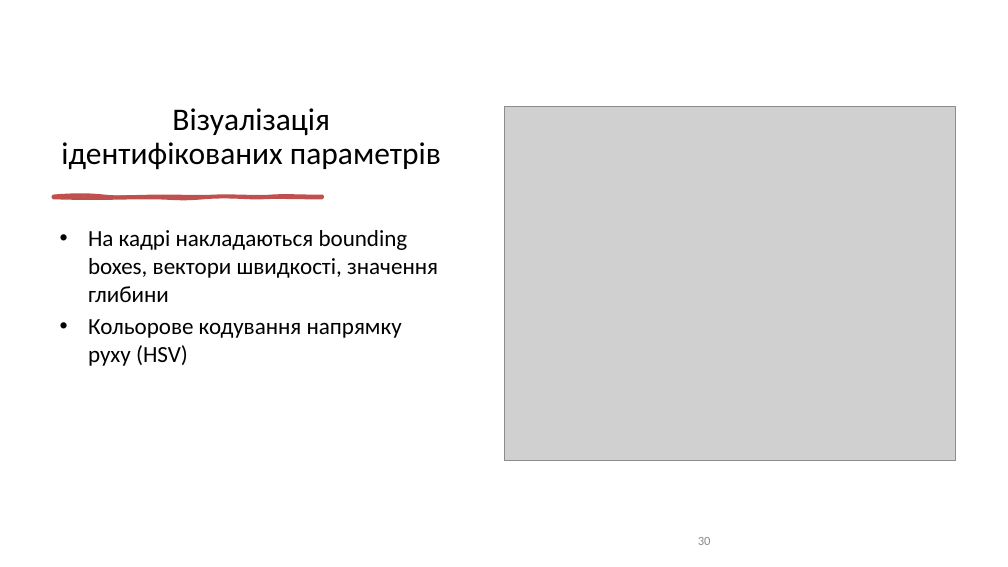
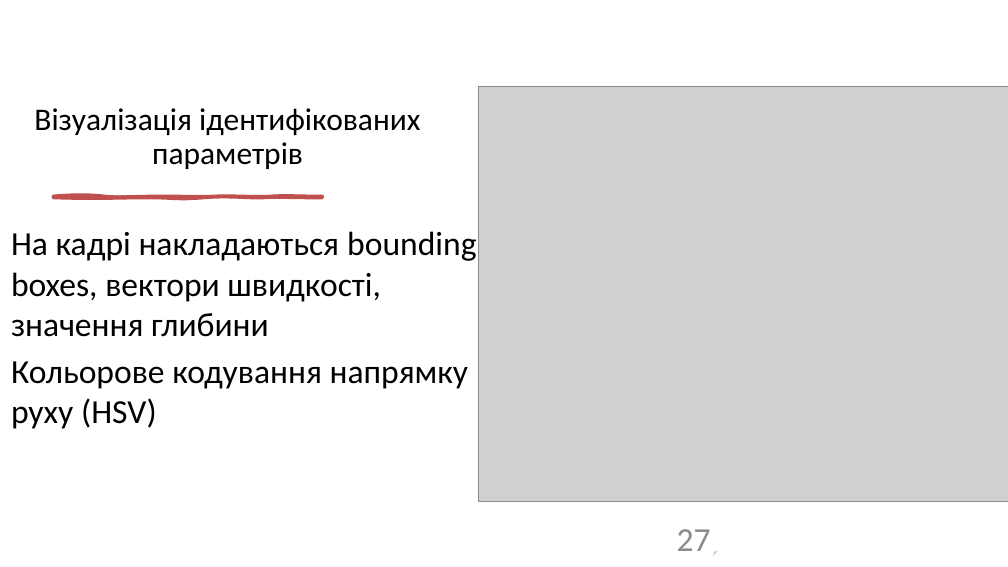
Before and after one commit to ly0wenka/dis_f, a slide deck: slide 27 of dissertation_Kondratov_slides.pptx (slide 30 before the commit). Drawn at 1008x567 pixels with LibreOffice and Linux fonts; fonts in the diff are those of the drawing; grey boxes stand for pictures. Boxes give left, top, right and bottom in pixels: in the first picture for what was removed or moved away, otherwise in the second. Text is boxed around its words. In the diff, an @@ line names an element or a change of style, - is before the commit and + after.

```diff
--- a/dissertation_Kondratov_slides.pptx
+++ b/dissertation_Kondratov_slides.pptx
@@ title "Візуалізація ідентифікованих параметрів" rewrapped from bbox=[61, 108, 441, 170] to bbox=[34, 108, 420, 169] @@
@@ picture: place and size @@
-picture at bbox=[504, 107, 956, 461]
+picture at bbox=[479, 86, 1008, 501]
@@ text "На кадрі накладаються bounding boxes, ...": place and size @@
-text "На кадрі накладаються bounding boxes, ..." at bbox=[88, 230, 438, 366]
+text "На кадрі накладаються bounding boxes, ..." at bbox=[11, 231, 476, 429]
@@ text "На кадрі накладаються bounding boxes, ..." at bbox=[11, 231, 476, 429]: size 22 to 32 pt; more space between paragraphs @@
@@ page number added at bbox=[646, 526, 718, 556], fill #FFFFFF, outline #000000 2 pt, 32 pt, text #8C8C8C @@
+27
@@ page number removed at bbox=[698, 537, 711, 545] @@
-30
```
Also in this commit, not shown: 34 other slides changed, 6 slides removed.
